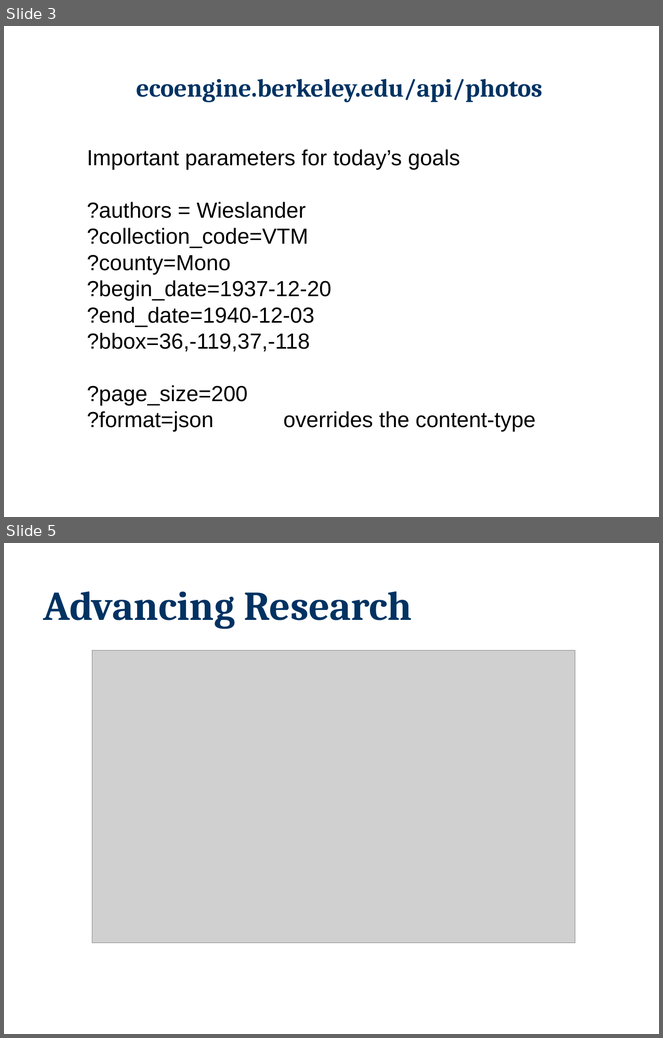
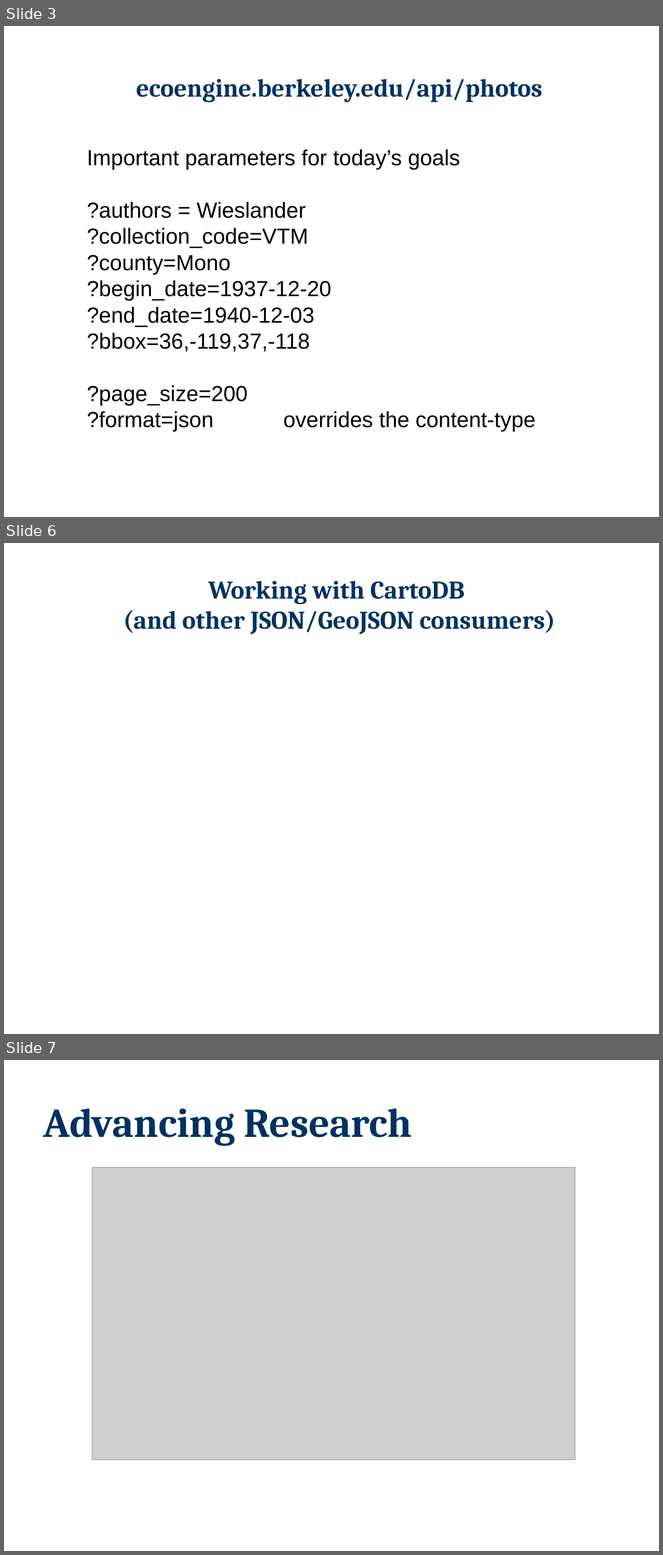
Before and after one commit to berkeley-gif/reshoot, a slide deck: docs/VTM_Photo_rehoot_Falk.pptx. Shown one above the other, each under a label of ours: slides 3 and 5 before the commit, slides 3, 6 and 7 after it; the slides between them are not shown. The pictures are 663x1038 and 663x1555 pixels, drawn with LibreOffice and Linux fonts; fonts in the diff are those of the drawing; grey boxes stand for pictures; background and template pictures are left out. Boxes give left, top, right and bottom in pixels: in the first picture for what was removed or moved away, otherwise in the second. Text is boxed around its words. In the diff, an @@ line names an element or a change of style, - is before the commit and + after.

```diff
--- a/docs/VTM_Photo_rehoot_Falk.pptx
+++ b/docs/VTM_Photo_rehoot_Falk.pptx
@@ slide 6 added at [4,543,659,1034], background #FFFFFF @@
@@ title added at [123,581,555,635], 28 pt, text #003262, bold @@
+Working with CartoDB
+(and other JSON/GeoJSON consumers)
@@ what was slide 5 is now slide 7 @@
```
Also in this commit, not shown: 2 other slides added, 1 slide removed, 1 other file.
